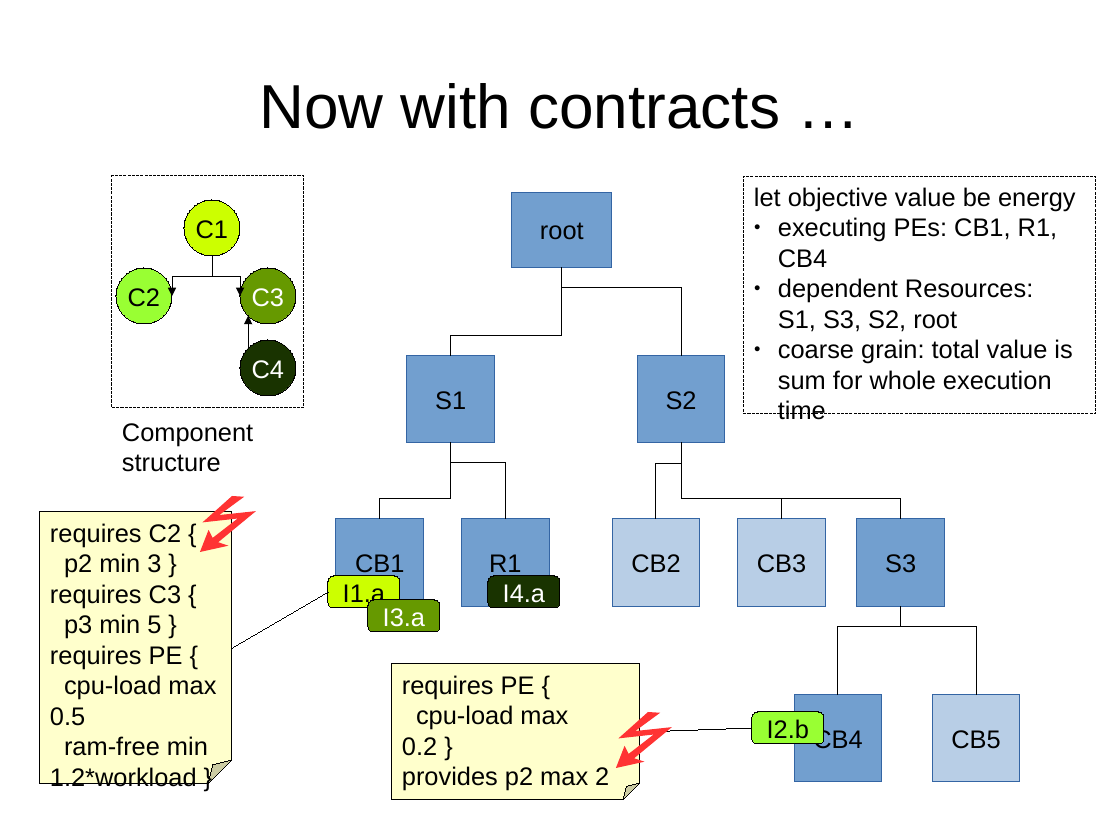
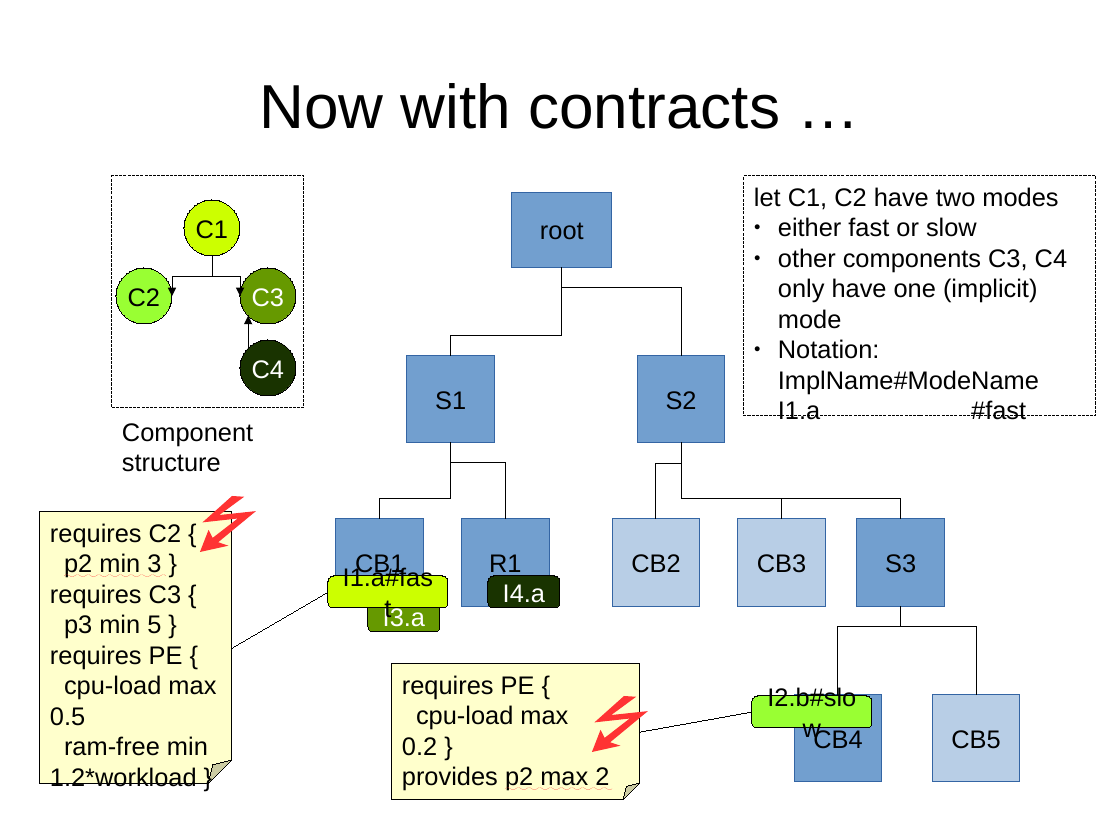
Before and after one commit to rene-schoene/racr-mquat, a slide deck: slide 17 of doc/the-problem.odp (slide 14 before the commit). Drawn at 1120x840 pixels with LibreOffice and Linux fonts; fonts in the diff are those of the drawing. Boxes give left, top, right and bottom in pixels: in the first picture for what was removed or moved away, otherwise in the second. Text is boxed around its words. In the diff, an @@ line names an element or a change of style, - is before the commit and + after.

Commit message:
Now with modes.

```diff
--- a/doc/the-problem.odp
+++ b/doc/the-problem.odp
@@ text in rectangle at (x1=754, y1=187, x2=1067, y2=420): text changed @@
-let objective value be energy
-● executing PEs: CB1, R1, CB4
-● dependent Resources:
-  S1, S3, S2, root
-● coarse grain: total value is
-  sum for whole execution time
+let C1, C2 have two modes
+● either fast or slow
+● other components C3, C4 only have one (implicit) mode
+● Notation:
+  ImplName#ModeName
+  I1.a #fast
@@ text in folded corner at (x1=64, y1=553, x2=161, y2=578): underline on in "p2 min 3" @@
@@ rounded rectangle "I1.a#fast" resized from (x1=328, y1=576, x2=400, y2=608) to (x1=328, y1=576, x2=448, y2=608) @@
@@ text in rounded rectangle at (x1=343, y1=566, x2=433, y2=592): text changed @@
-I1.a
+I1.a#fast
@@ rounded rectangle "I2.b#slow" resized from (x1=752, y1=712, x2=824, y2=744) to (x1=752, y1=696, x2=872, y2=728) @@
@@ text in rounded rectangle at (x1=767, y1=686, x2=856, y2=707): text changed @@
-I2.b
+I2.b#slow
@@ freeform shape moved from (x1=616, y1=712, x2=672, y2=768) to (x1=593, y1=696, x2=648, y2=752) @@
@@ line moved from (640, 733) - (752, 729) to (640, 733) - (752, 712) @@
@@ text in folded corner at (x1=402, y1=766, x2=609, y2=791): underline on in "p2 max 2" @@
```
Also in this commit, not shown: 1 other slide changed, 4 slides added.
